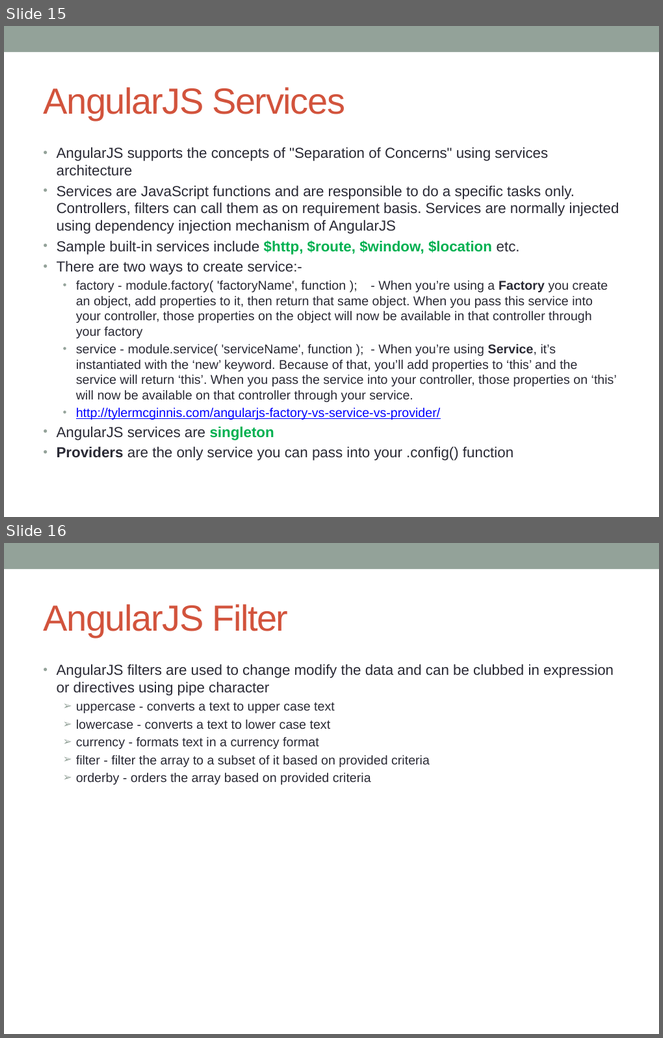
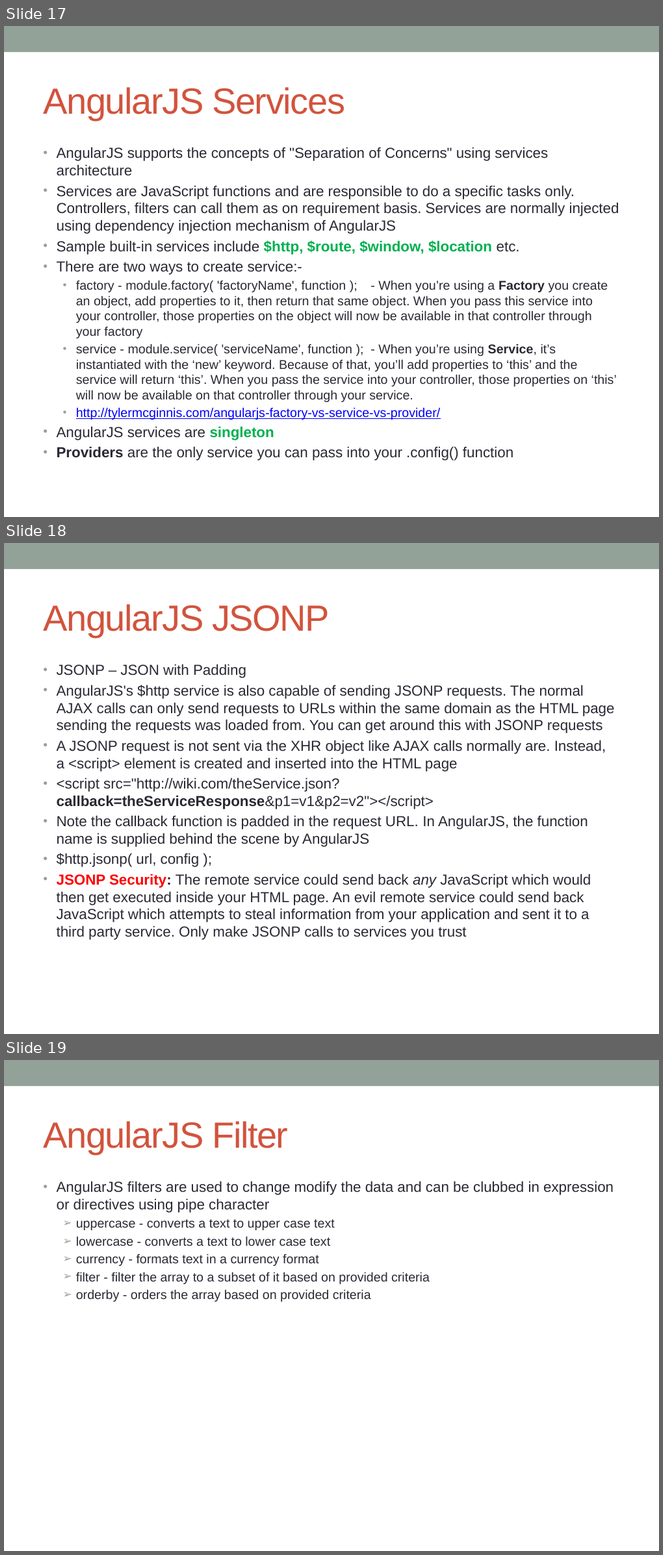
Before and after one commit to notionquest/ProjectDocumentation, a slide deck: AngularJS.pptx. Shown one above the other, each under a label of ours: slides 15 and 16 before the commit, slides 17, 18 and 19 after it. The pictures are 663x1038 and 663x1555 pixels, drawn with LibreOffice and Linux fonts; fonts in the diff are those of the drawing. Boxes give left, top, right and bottom in pixels: in the first picture for what was removed or moved away, otherwise in the second. Text is boxed around its words. In the diff, an @@ line names an element or a change of style, - is before the commit and + after.

```diff
--- a/AngularJS.pptx
+++ b/AngularJS.pptx
@@ slide 18 added at <box>4,543,659,1034</box>, background #FFFFFF; not listed: 1 template element that a slide beside it also shows @@
@@ title added at <box>43,604,330,637</box>, 40 pt, text #D2533C @@
+AngularJS JSONP
@@ text added at <box>57,664,615,940</box>, 16 pt, text #292934 @@
+• JSONP – JSON with Padding
+• AngularJS's $http service is also capable of sending JSONP requests. The normal AJAX calls can only send requests to URLs within the same domain as the HTML page sending the requests was loaded from. You can get around this with JSONP requests
+• A JSONP request is not sent via the XHR object like AJAX calls normally are. Instead, a <script> element is created and inserted into the HTML page
+• <script src="http://wiki.com/theService.json?callback=theServiceResponse&p1=v1&p2=v2"></script>
+• Note the callback function is padded in the request URL. In AngularJS, the function name is supplied behind the scene by AngularJS
+• $http.jsonp( url, config );
+• JSONP Security: The remote service could send back any JavaScript which would then get executed inside your HTML page. An evil remote service could send back JavaScript which attempts to steal information from your application and sent it to a third party service. Only make JSONP calls to services you trust
@@ what was slide 15 is now slide 17 @@
@@ what was slide 16 is now slide 19 @@
```
Also in this commit, not shown: 2 slides changed, 2 other slides added, 1 other file.
